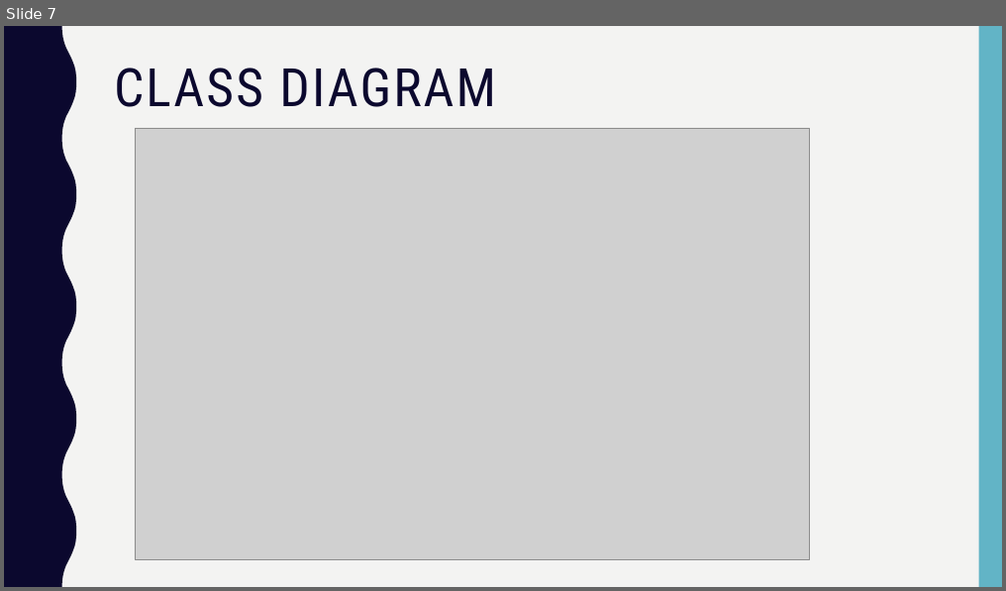
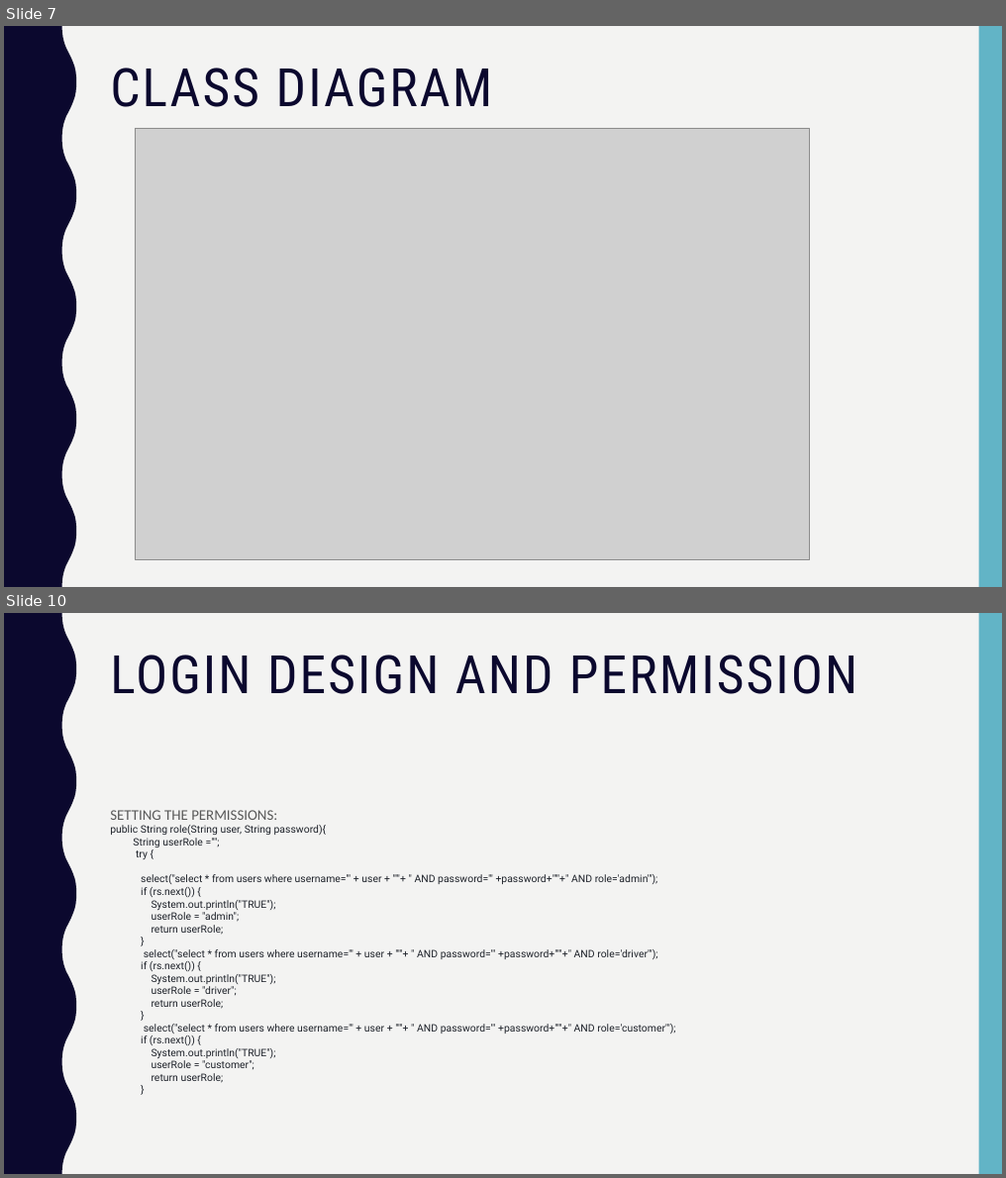
Before and after one commit to george98788/Enterprise-systems-development, a slide deck: Group 10 Sprint_1.pptx. Shown one above the other, each under a label of ours: slide 7 before the commit, slides 7 and 10 after it; the slides between them are not shown. The pictures are 1006x591 and 1006x1178 pixels, drawn with LibreOffice and Linux fonts; fonts in the diff are those of the drawing; grey boxes stand for pictures. Boxes give left, top, right and bottom in pixels: in the first picture for what was removed or moved away, otherwise in the second. Text is boxed around its words. In the diff, an @@ line names an element or a change of style, - is before the commit and + after.

```diff
--- a/Group 10 Sprint_1.pptx
+++ b/Group 10 Sprint_1.pptx
@@ slide 10 added at [4,613,1002,1174], background #F3F3F2; not listed: 2 template elements that a slide beside it also shows @@
@@ title added at [110,655,857,694], 51 pt, text #0B082E @@
+LOGIN DESIGN AND PERMISSION
@@ text added at [110,810,675,1083], 9.9 pt, text #1D2129 @@
+SETTING THE PERMISSIONS:
+public String role(String user, String password){
+String userRole ="";
+try {
+select("select * from users where username='" + user + "'"+ " AND password='" +password+"'"+" AND role='admin'");
+if (rs.next()) {
+System.out.println("TRUE");
+userRole = "admin";
+return userRole;
+}
+select("select * from users where username='" + user + "'"+ " AND password='" +password+"'"+" AND role='driver'");
+if (rs.next()) {
+System.out.println("TRUE");
+userRole = "driver";
+return userRole;
+}
+select("select * from users where username='" + user + "'"+ " AND password='" +password+"'"+" AND role='customer'");
+if (rs.next()) {
+System.out.println("TRUE");
+userRole = "customer";
+return userRole;
+}
@@ slide 7 changed as well @@
@@ title "CLASS DIAGRAM": place and size @@
-title "CLASS DIAGRAM" at [114,68,496,107]
+title "CLASS DIAGRAM" at [110,68,493,107]
```
Also in this commit, not shown: 6 other slides changed, 4 other slides added, 3 slides removed.
